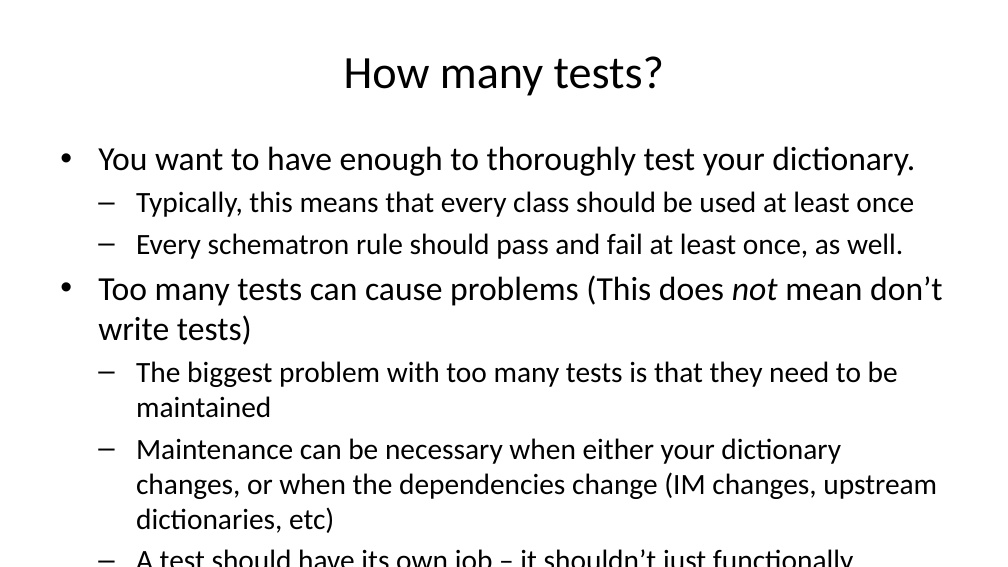
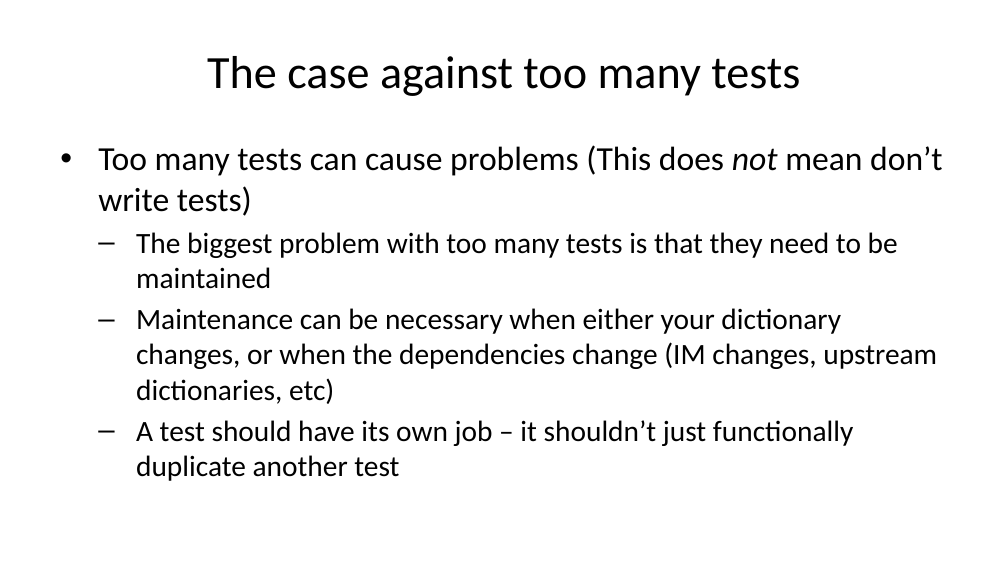
Before and after one commit to sbn-psi/dmsp, a slide deck: slide 14 of LDDTesting/stone-LDDTestingTechniques.pptx (slide 13 before the commit). Drawn at 1008x567 pixels with LibreOffice and Linux fonts; fonts in the diff are those of the drawing. Boxes give left, top, right and bottom in pixels: in the first picture for what was removed or moved away, otherwise in the second. Text is boxed around its words. In the diff, an @@ line names an element or a change of style, - is before the commit and + after.

Commit message:
Split the test coverage and documentation slides

```diff
--- a/LDDTesting/stone-LDDTestingTechniques.pptx
+++ b/LDDTesting/stone-LDDTestingTechniques.pptx
@@ title at (207,56,800,96): text changed @@
-How many tests?
+The case against too many tests
@@ text at (98,146,915,259): paragraphs removed @@
-• You want to have enough to thoroughly test your dictionary.
-  – Typically, this means that every class should be used at least once
-  – Every schematron rule should pass and fail at least once, as well.
```
Also in this commit, not shown: 1 other slide changed, 2 slides added, 2 other files.
